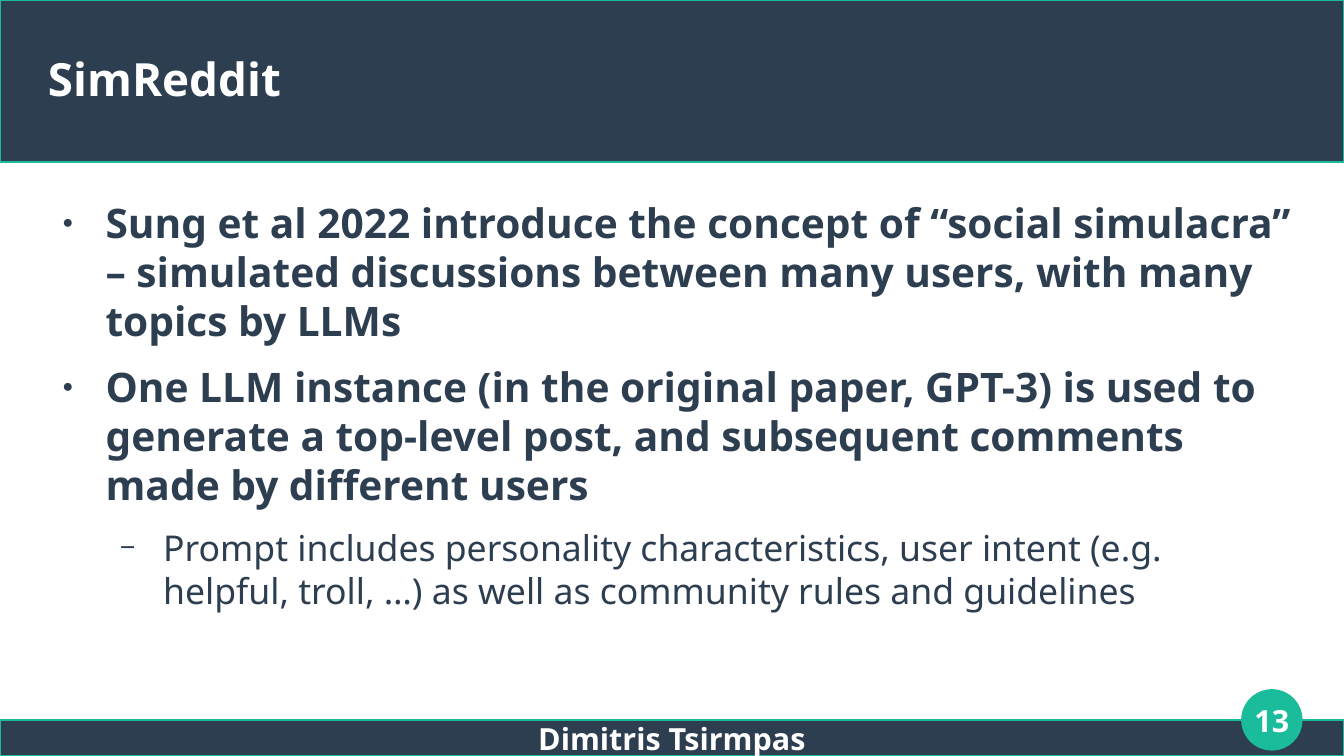
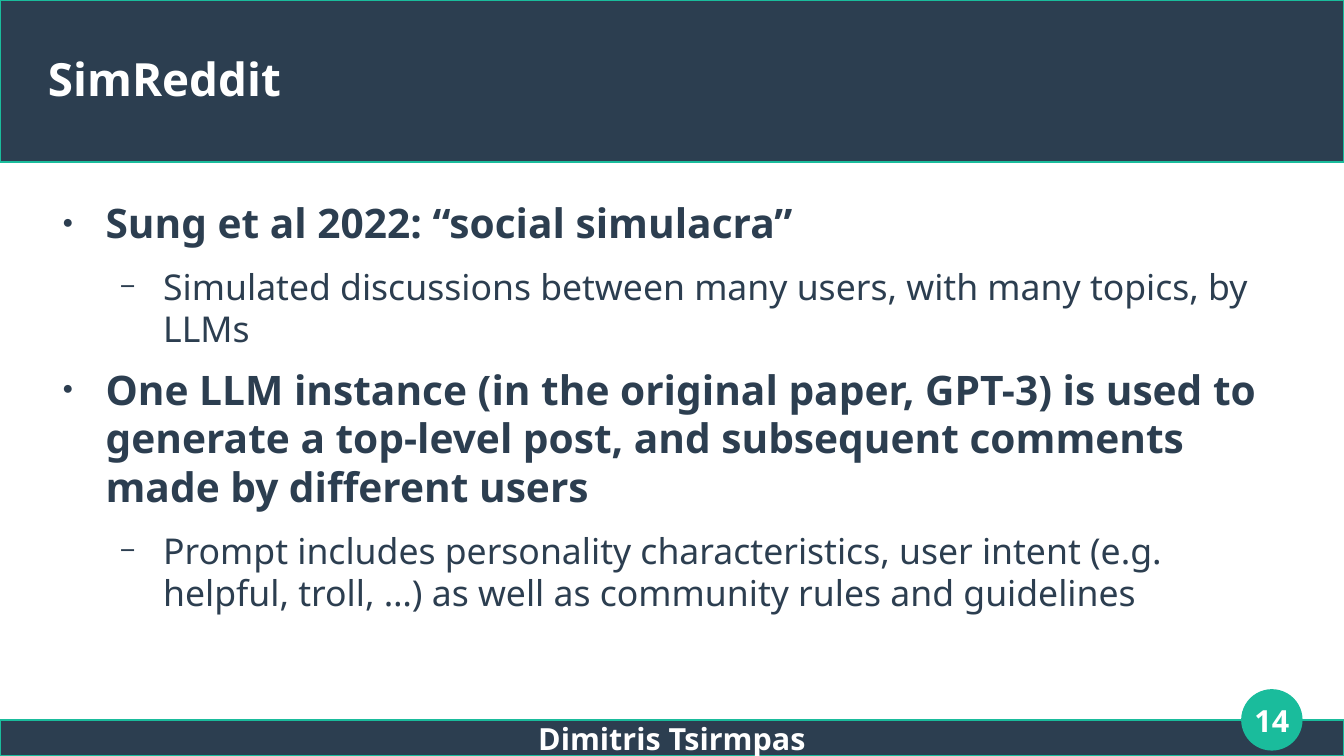
Before and after one commit to dimits-ts/llm_moderation_research, a slide deck: slide 14 of presentations/thesis.odp (slide 13 before the commit). Drawn at 1344x756 pixels with LibreOffice and Linux fonts; fonts in the diff are those of the drawing. Boxes give left, top, right and bottom in pixels: in the first picture for what was removed or moved away, otherwise in the second. Text is boxed around its words. In the diff, an @@ line names an element or a change of style, - is before the commit and + after.

```diff
--- a/presentations/thesis.odp
+++ b/presentations/thesis.odp
@@ text at [106, 207, 1247, 343]: text changed; size 24 to 21 pt; bold off @@
-● Sung et al 2022 introduce the concept of “social simulacra” – simulated discussions between many users, with many topics by LLMs
+● Sung et al 2022: “social simulacra”
+  − Simulated discussions between many users, with many topics, by LLMs
@@ page number at [1254, 710, 1289, 732]: text changed @@
-13
+14
```
Also in this commit, not shown: 14 other slides changed, 6 slides added, 1 slide removed.
